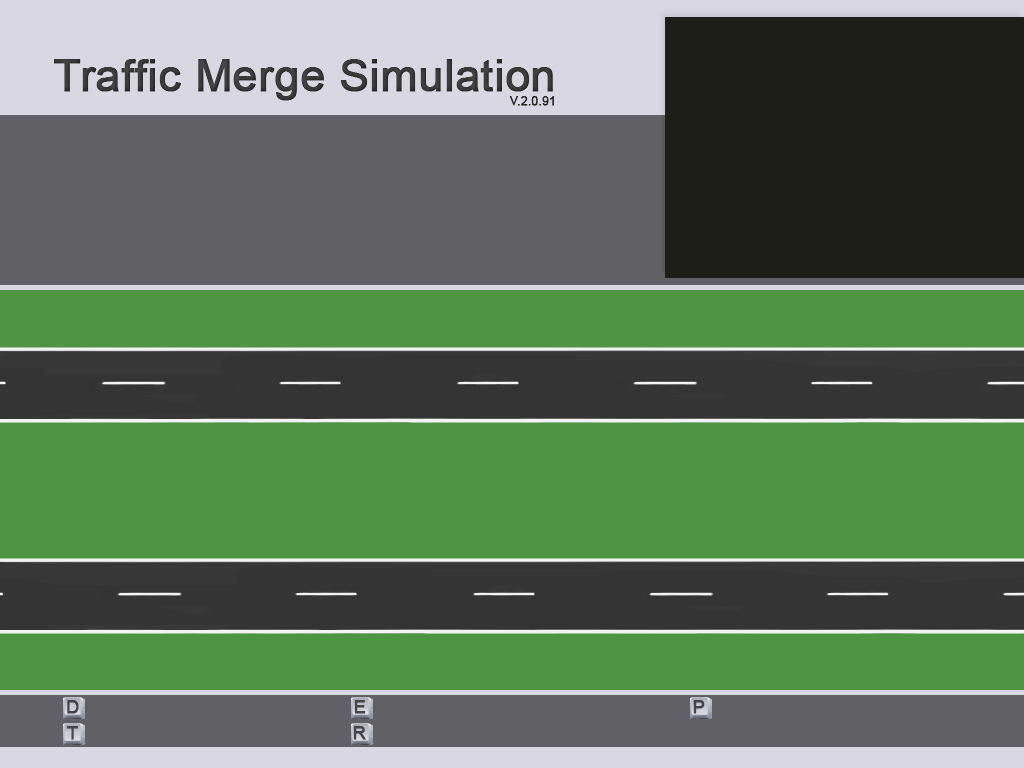
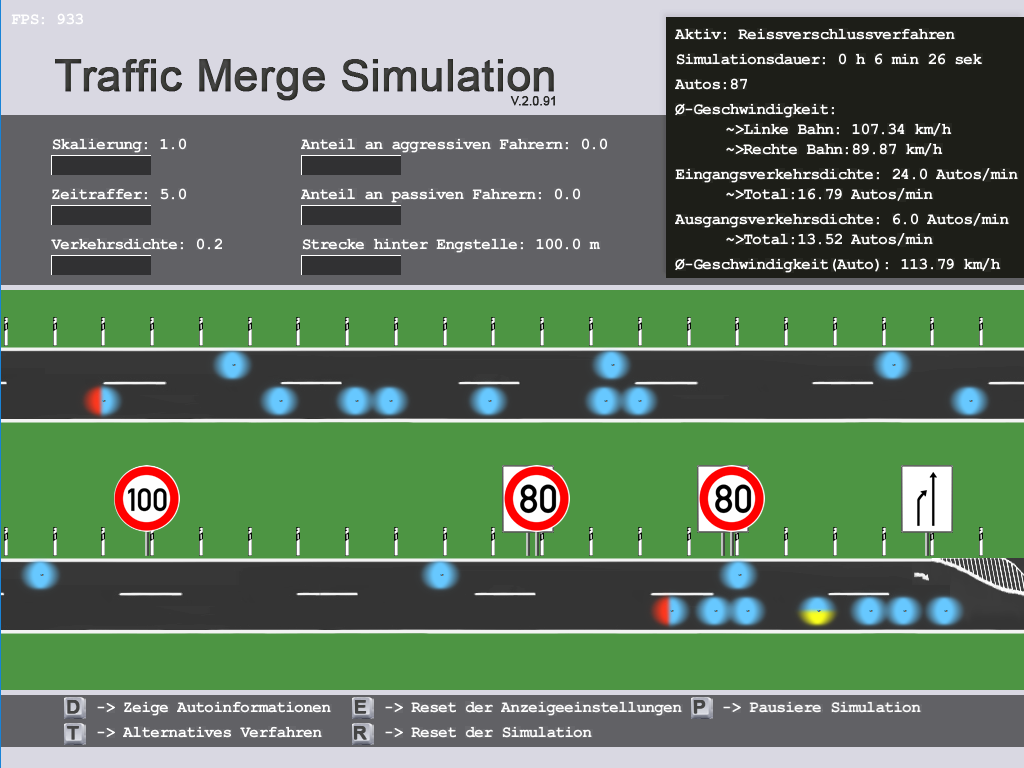
Layer changes from the first 1024 x 768 image to the second:
added layer "Ebene 10" above "Ebene 11 Kopie 7" over <box>0,0,1024,768</box>
